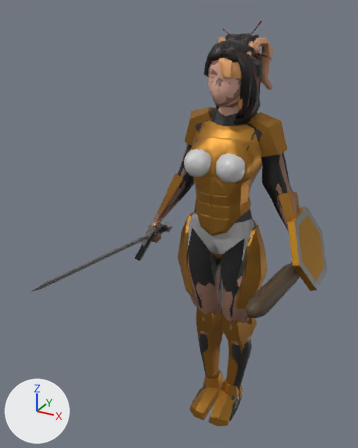
Two versions of the glTF model src/assets/characters.glb, one commit apart.
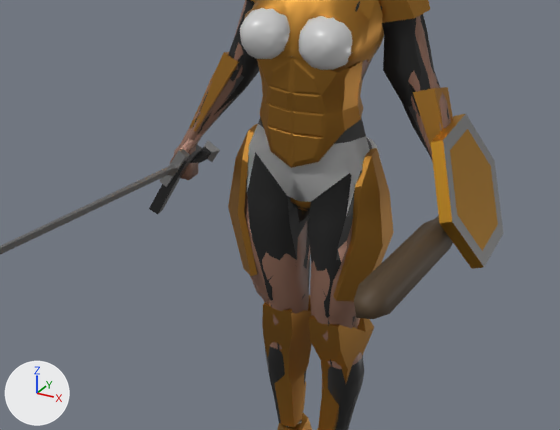
Each version appears first whole from a 50 mm camera at (0.87, -2.06, 2.08) aimed at (-0.09, -0.31, 1.21), and next in a close-up on the part from 15% to 100% of the width and 32% to 85% of the height. Arrows for +X, +Y and +Z are at lower left; the lights stay in place.

In view in the first close-up: 'Adam', 'Ana', 'AnaGen', 'Cube.001', 'Cube.012', 'Cylinder', 'Eve', 'Plane.002', 'Plate.Abs', 'Plate.Forearms', 'Plate.Shins', 'Plate.Thighs'.
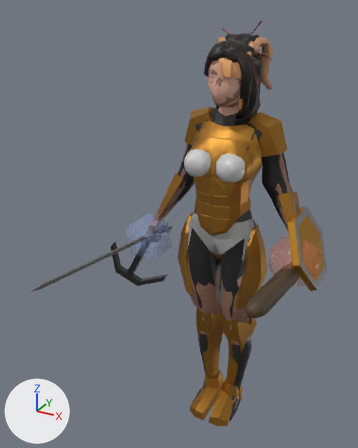
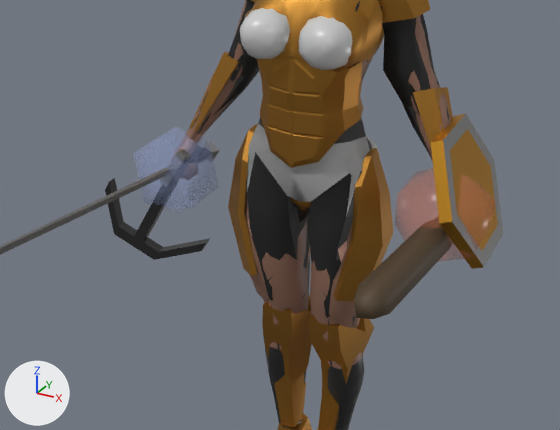
Where the change shows, as pixel boxes (x1, y1, x2, y2) in the close-ups (560 x 430 px):
```json
{"object": "Iceball", "change": "added", "after": [133, 126, 219, 213], "on screen": "blue"}
{"object": "Icosphere", "change": "added", "after": [395, 168, 496, 262]}
{"object": "Cube.015", "change": "added", "after": [105, 178, 210, 260], "on screen": "black"}
```

Scene script edits in JSON lines:
```json
{"op": "add", "block": "mat_fireball", "code": ["mat_fireball = principled_material('Fireball')", "mat_fireball.base_color = (0.801, 0.238, 0.119)  # orange #e78661", "mat_fireball.roughness = 0.25", "mat_fireball.alpha = 0.3"]}
{"op": "add", "block": "mat_iceball", "code": ["mat_iceball = principled_material('Iceball')", "mat_iceball.base_color = (0.387, 0.474, 0.801)  # blue #a7b7e7", "mat_iceball.roughness = 0.0", "mat_iceball.alpha = 0.3"]}
{"op": "add", "block": "me_icosphere", "code": ["me_icosphere = bpy.data.meshes.new('Icosphere')", "me_icosphere.from_pydata(...)  # an icosphere of 20 faces spanning x 0.243..0.487, y -0.172..0.06, z 0.892..1.164", "me_icosphere.materials.append(mat_fireball)  # orange #e78661"]}
{"op": "add", "block": "me_cube_015", "code": ["me_cube_015 = bpy.data.meshes.new('Cube.015')", "me_cube_015.from_pydata(...)  # 36 vertices, 68 faces; spans x -0.587..-0.275, y -0.189..0.04, z 0.724..1.047", "me_cube_015.materials.append(mat_pistol)  # black #373737"]}
{"op": "add", "block": "me_icosphere_001", "code": ["me_icosphere_001 = bpy.data.meshes.new('Icosphere.001')", "me_icosphere_001.from_pydata(...)  # an icosphere of 20 faces spanning x -0.532..-0.288, y -0.172..0.06, z 0.834..1.106", "me_icosphere_001.materials.append(mat_iceball)  # blue #a7b7e7"]}
{"op": "add", "block": "ob_icosphere", "code": ["ob_icosphere = bpy.data.objects.new('Icosphere', me_icosphere)", "ob_icosphere.location = (0.0, 0.0, 0.0)"]}
{"op": "add", "block": "ob_cube_015", "code": ["ob_cube_015 = bpy.data.objects.new('Cube.015', me_cube_015)", "ob_cube_015.location = (0.0, 0.0, 0.0)"]}
{"op": "add", "block": "ob_iceball", "code": ["ob_iceball = bpy.data.objects.new('Iceball', me_icosphere_001)", "ob_iceball.location = (0.0, 0.0, 0.0)"]}
```
